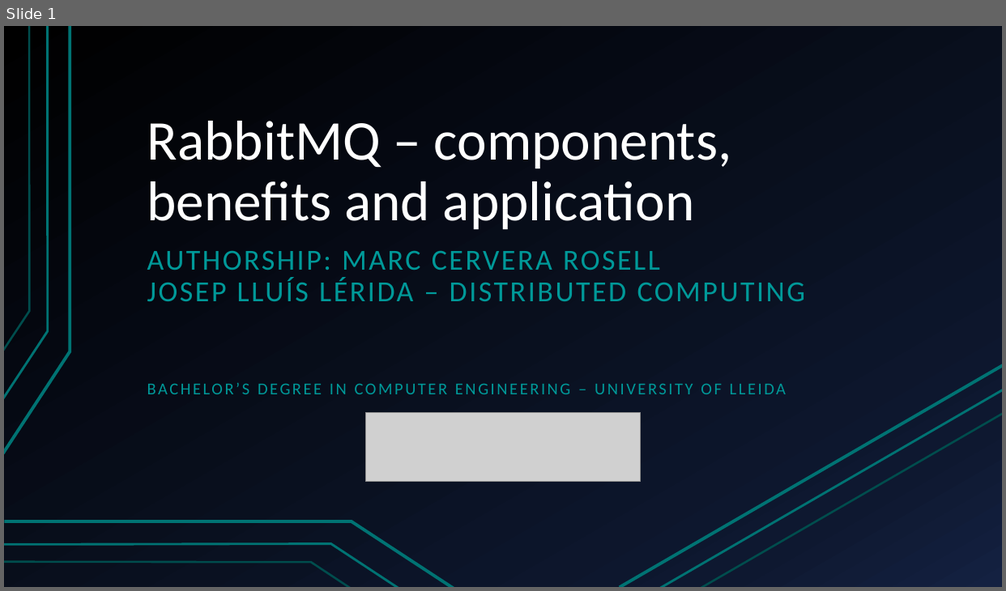
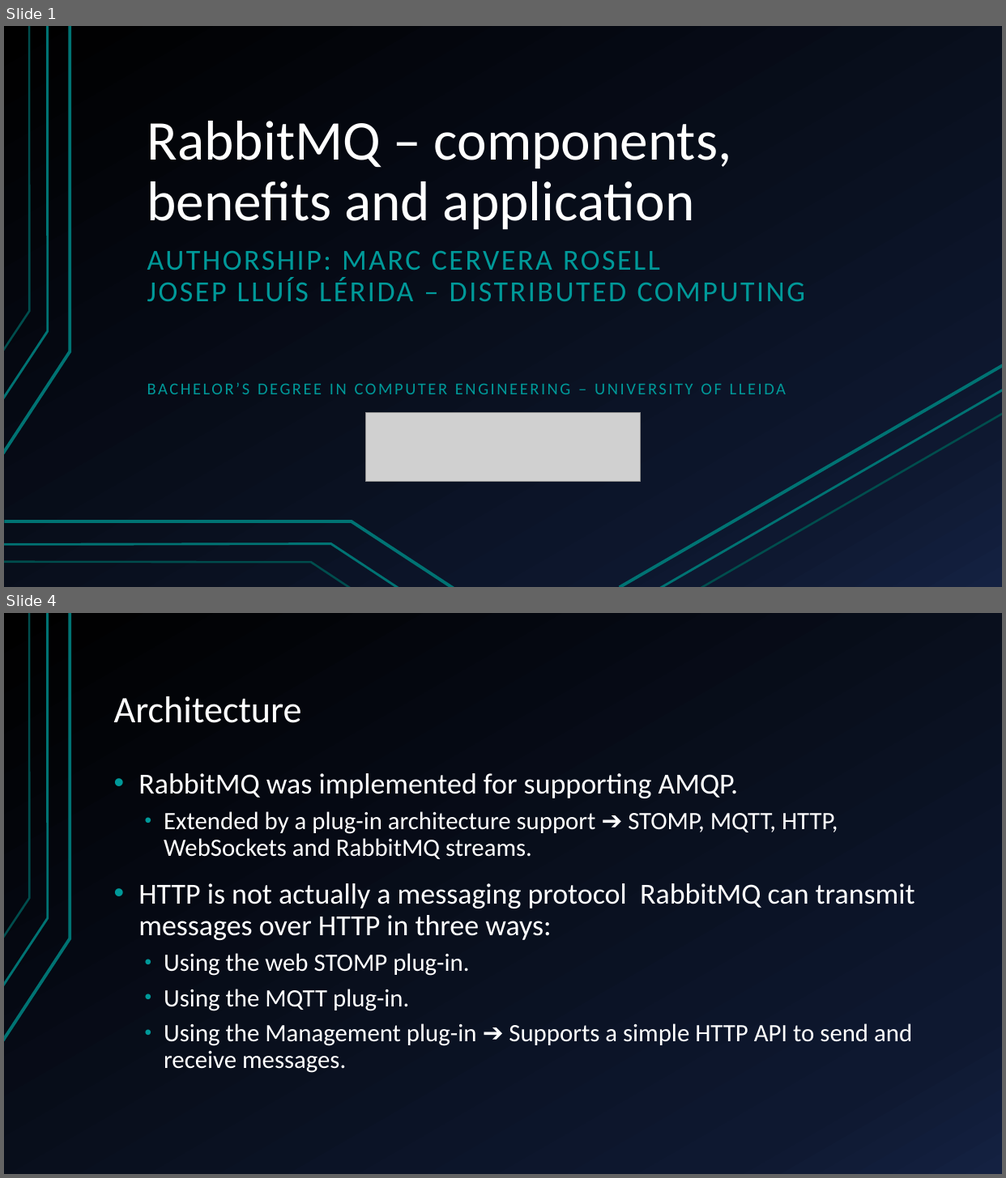
Before and after one commit to marc7666/Distributed-computing-course, a slide deck: Activities/Activity 2/RabbitMQ – components, benefits and application.pptx. Shown one above the other, each under a label of ours: slide 1 before the commit, slides 1 and 4 after it; the slides between them are not shown. The pictures are 1006x591 and 1006x1178 pixels, drawn with LibreOffice and Linux fonts; fonts in the diff are those of the drawing; grey boxes stand for pictures. Boxes give left, top, right and bottom in pixels: in the first picture for what was removed or moved away, otherwise in the second. Text is boxed around its words. In the diff, an @@ line names an element or a change of style, - is before the commit and + after.

```diff
--- a/Activities/Activity 2/RabbitMQ – components, benefits and application.pptx
+++ b/Activities/Activity 2/RabbitMQ – components, benefits and application.pptx
@@ slide 4 added at bbox=[4, 613, 1002, 1174], background gradient #000000 to #0F1931 to #142242; not listed: 3 template elements that a slide beside it also shows @@
@@ title added at bbox=[114, 696, 302, 723], 36 pt, text #FFFFFF @@
+Architecture
@@ text added at bbox=[138, 773, 915, 1073], 24 pt, text #FFFFFF @@
+• RabbitMQ was implemented for supporting AMQP.
+  • Extended by a plug-in architecture support ➔ STOMP, MQTT, HTTP, WebSockets and RabbitMQ streams.
+• HTTP is not actually a messaging protocol RabbitMQ can transmit messages over HTTP in three ways:
+  • Using the web STOMP plug-in.
+  • Using the MQTT plug-in.
+  • Using the Management plug-in ➔ Supports a simple HTTP API to send and receive messages.
```
Also in this commit, not shown: 9 slides changed, 13 other slides added, 4 slides removed, 2 other files.
